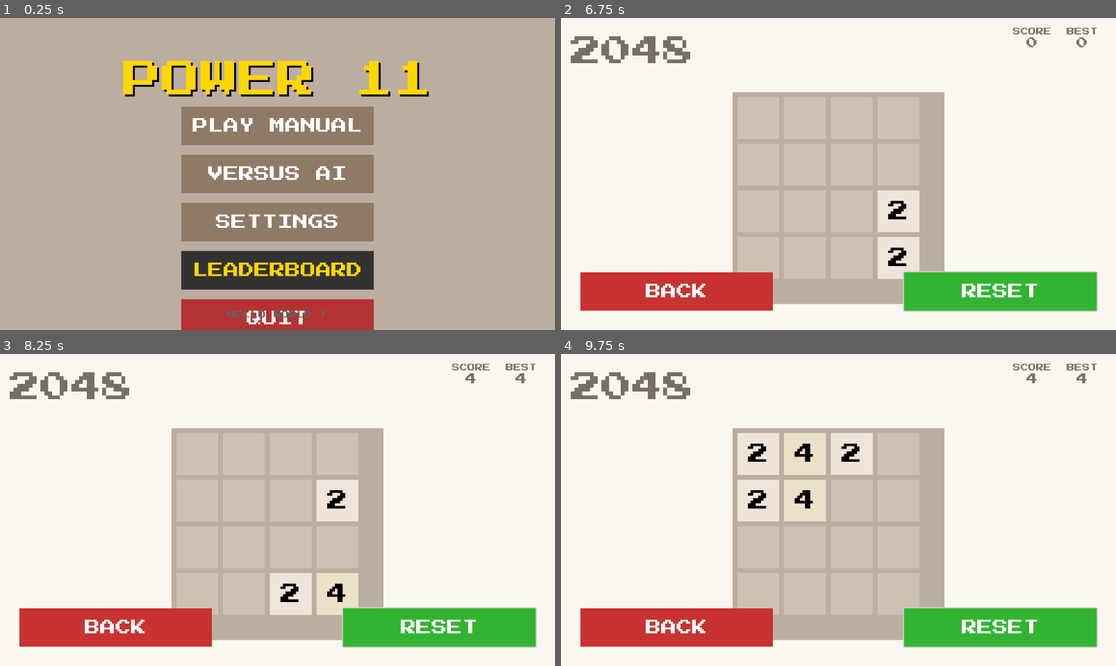
Above: before the commit, frames 1-4 (two rows, left to right).
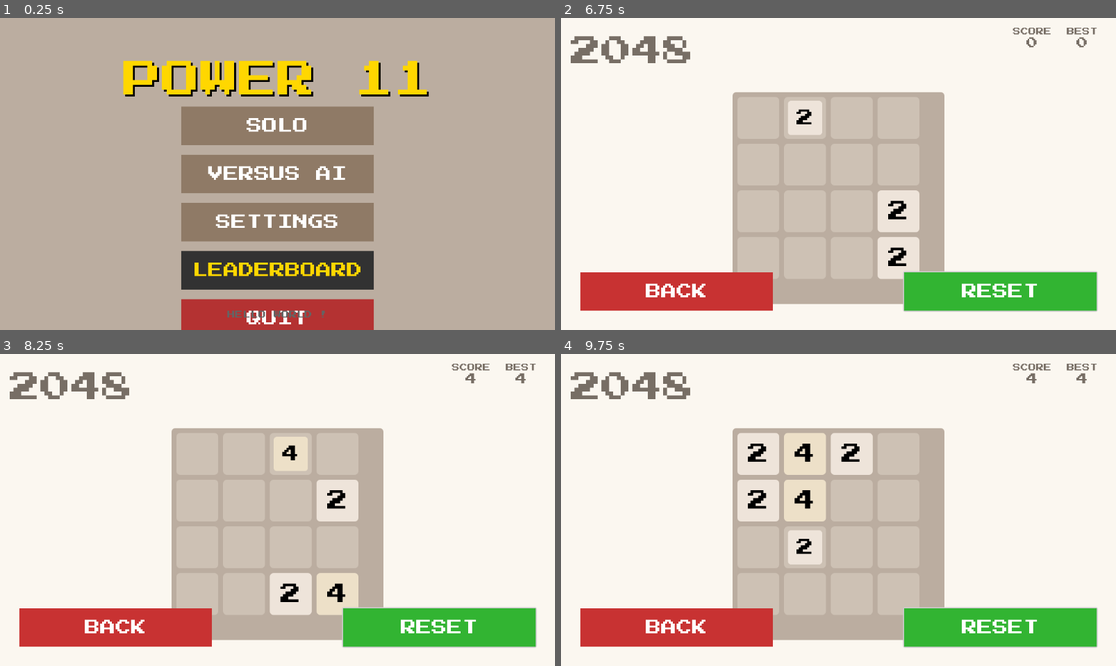
Above: after the commit, the same moments.

Repository: Hugodlg91/power-11-mobile
Game: Godot game, scene res://ui/MainMenu.tscn
The game is run twice, just before and just after one commit, with the same random seed, the same clock (stepped at 60 frames per second) and the same inputs. Sound files missing from this copy of the repository are replaced by a short silence.
Inputs (mouse positions are in pixels of both pictures, inside the frame that each line leads up to):
- Up to frame 1 (0.25 s): no input
- Up to frame 2 (6.75 s): click "SETTINGS" at 0.5 s; click "BACK" at 1.25 s; click "LEADERBOARD" at 2 s; click "BACK" at 2.75 s; click "PLAY MANUAL" (after the commit: "SOLO") at 3.5 s; click "BACK" at 4.25 s; click "PLAY MANUAL" (after the commit: "SOLO") at 5 s; click "RESET" at 5.75 s; move the mouse to (960, 158) at 6.52 s; hold Right (ui_right) from 6.53 s (still down); tap R at 6.6 s
- Up to frame 3 (8.25 s): move the mouse to (166, 525) at 7.27 s; release Right (ui_right) at 7.28 s; hold Down (ui_down) 7.28-8.03 s; tap Shift at 7.35 s; move the mouse to (333, 441) at 8.02 s; hold Right (ui_right) from 8.03 s (still down); tap Ctrl at 8.1 s
- Up to frame 4 (9.75 s): move the mouse to (810, 572) at 8.77 s; release Right (ui_right) at 8.78 s; hold Up (ui_up) 8.78-9.53 s; tap Alt at 8.85 s; move the mouse to (1005, 556) at 9.52 s; hold Left (ui_left) from 9.53 s (still down); tap Tab at 9.6 s

The runs differ from the first frame. In frame 1, 0.7% of the frame differs, in the area x 34-65%, y 32-37%; in frame 2, 0.7%; in frame 3, 0.7%; in frame 4, 0.7%, in the area x 30-70%, y 23-68%.

Commit message:
(none)

Diff:
--- a/core/Settings.gd
+++ b/core/Settings.gd
@@ -21,7 +21,7 @@
 	},
 	"highscore": 0,
 	"theme": "Classic",
-	"music_volume": 0.5,
+	"music_volume": 1.0,
 	"sfx_volume": 1.0,
 	"music_muted": false,
 	"sfx_muted": false
--- a/core/SoundManager.gd
+++ b/core/SoundManager.gd
@@ -15,31 +15,46 @@
 const MUSIC_FILE = "res://assets/sounds/background.wav"
 
 func _ready() -> void:
-	# Create Music Player
-	music_player = AudioStreamPlayer.new()
-	music_player.bus = "Master" # Start simpler
-	add_child(music_player)
-
-	# Load Music
+	# Load Music Asset
 	if FileAccess.file_exists(MUSIC_FILE):
 		var s = load(MUSIC_FILE)
 		if s and s is AudioStreamWAV:
+			# Force parameters on the resource
 			s.loop_mode = AudioStreamWAV.LOOP_FORWARD
-			music_player.stream = s
-			music_player.play()
-			print("SoundManager: Music loaded and playing")
-		elif s:
-			print("SoundManager: Music file loaded but wrong format (expected AudioStreamWAV)")
+			_start_music_player(s)
 		else:
-			print("SoundManager: Failed to load music file: " + MUSIC_FILE)
+			print("SoundManager: invalid music file")
 	else:
-		print("SoundManager: Music file not found: " + MUSIC_FILE)
+		print("SoundManager: music file missing")
 
 	# Connect to Settings
 	Settings.connect("volume_changed", _on_volume_changed)
 
-	# Initial Volume Apply
-	_on_volume_changed()
+func _start_music_player(stream: AudioStream) -> void:
+	if music_player:
+		music_player.queue_free()
+
+	music_player = AudioStreamPlayer.new()
+	music_player.name = "MusicPlayer"
+	# music_player.bus = "Master" # Start simpler - Default is Master
+	music_player.stream = stream
+	add_child(music_player)
+
+	# Fail-safe loop
+	music_player.finished.connect(func():
+		print("SoundManager: Loop restart")
+		music_player.play()
+	)
+
+	# FORCE VOLUME FOR DEBUG - Bypass Settings
+	music_player.volume_db = 0.0
+
+	music_player.play()
+	print("SoundManager: Music started. Forced 0dB. Stream: ", stream.resource_path)
+
+func _update_music_volume() -> void:
+	# Disabled for debug
+	pass
 
 func play(sfx_name: String) -> void:
 	if Settings.get_setting("sfx_muted", false):
@@ -67,14 +82,7 @@
 	p.play()
 
 func _on_volume_changed() -> void:
-	# Music
-	var m_muted = Settings.get_setting("music_muted", false)
-	var m_vol = Settings.get_setting("music_volume", 0.1)
+	_update_music_volume()
 
-	if m_muted:
-		music_player.volume_db = -80.0
-	else:
-		music_player.volume_db = linear_to_db(m_vol)
-
-	if not music_player.playing and not m_muted and music_player.stream:
+	if music_player and not music_player.playing and not Settings.get_setting("music_muted", false):
 		music_player.play()
--- /dev/null
+++ b/default_bus_layout.tres
@@ -0,0 +1,5 @@
+[gd_resource type="AudioBusLayout" format=3 uid="uid://cbd3adu8mw68s"]
+
+[resource]
+bus/0/volume_db = 0.0
+bus/0/send = &"Master"
--- a/project.godot
+++ b/project.godot
@@ -15,6 +15,10 @@
 config/features=PackedStringArray("4.5", "GL Compatibility")
 config/icon="res://icon.svg"
 
+[audio]
+
+driver/mix_rate=96000
+
 [autoload]
 
 Settings="*res://core/Settings.gd"
--- /dev/null
+++ b/tests/TestAudio.gd
@@ -0,0 +1,37 @@
+extends SceneTree
+
+func _init():
+	print("Testing Audio System...")
+
+	# Load SoundManager script (not the singleton, manually instancing for test)
+	var sm_script = load("res://core/SoundManager.gd")
+	var sm = sm_script.new()
+	root.add_child(sm)
+
+	# Force _ready (simulating AutoLoad)
+	# sm._ready() # _ready is called automatically when added to tree
+
+	# Wait a bit for loading
+	await create_timer(0.5).timeout
+
+	var mp = sm.music_player
+	print("Music Player Valid: ", mp != null)
+	if mp:
+		print("Stream: ", mp.stream)
+		if mp.stream:
+			print("Stream Length: ", mp.stream.get_length())
+		print("Is Playing: ", mp.playing)
+		print("Volume dB: ", mp.volume_db)
+		print("Playback Position: ", mp.get_playback_position())
+		print("Bus: ", mp.bus)
+
+		if mp.playing and mp.get_playback_position() > 0:
+			print("SUCCESS: Music is playing and advancing.")
+		else:
+			print("FAILURE: Music not playing or stuck.")
+			# Try force play
+			print("Forcing Play...")
+			mp.play()
+			print("Is Playing Now: ", mp.playing)
+
+	quit()
--- a/tests/TestStressLogic.gd
+++ b/tests/TestStressLogic.gd
@@ -1,56 +1,28 @@
 extends SceneTree
 
 func _init():
-	print("Starting Logic Stress Test (1000 moves)...")
+	print("Starting Logic Stress Test (1000 random moves)...")
 	var game = preload("res://core/Game2048.gd").new()
-	# We need to mock the scene tree connection or avoid it.
-	# Game2048 doesn't use SceneTree directly except for maybe signals?
-	# It extends Node.
-
 	game.reset()
-
-	print("Initial Board State (Hex): %x" % game.current_board_state)
-	print("Initial Board Array:")
-	print_board(game.get_board_array_copy())
 
 	var moves = ["up", "down", "left", "right"]
 	var total_moves = 0
 
 	for i in range(1000):
 		var dir = moves.pick_random()
+		var old_board = game.get_board_array_copy()
+		var moved = game.move(dir)
 
-		# Trace states
-		var old_board = game.get_board_array_copy()
-		var pre_move_bb = game.current_board_state
-
-		var dir_res_bb = 0
-		if dir == "left": dir_res_bb = game.bitboard.move_left(pre_move_bb)[0]
-		elif dir == "right": dir_res_bb = game.bitboard.move_right(pre_move_bb)[0]
-		elif dir == "up": dir_res_bb = game.bitboard.move_up(pre_move_bb)[0]
-		elif dir == "down": dir_res_bb = game.bitboard.move_down(pre_move_bb)[0]
-
-		# Now actually run game logic
-		var moved = game.move(dir)
-		var post_move_bb = game.current_board_state
+		# Sanity checks
 		var new_board = game.get_board_array_copy()
 
 		if moved:
+			total_moves += 1
 			# If moved, boards MUST be different
 			if boards_equal(old_board, new_board):
 				printerr("CRITICAL: Moved=true but boards are identical!")
 				print("Direction: ", dir)
-				print("Pre-Move BB:  %x" % pre_move_bb)
-				print("Move Result BB: %x" % dir_res_bb)
-				print("Final BB (w/Spawn): %x" % post_move_bb)
-
-				# Sanity check: did move result actually change?
-				if pre_move_bb == dir_res_bb:
-					print("WTF: Pre-Move == Move Result, yet game.move() returned true?!")
-
-				# Check if spawn happened
-				if dir_res_bb == post_move_bb:
-					print("WTF: Move Result == Final BB. No spawn added?!")
-
+				print("Final BB: %x" % game.current_board_state)
 				print("Old Array:")
 				print_board(old_board)
 				print("New Array:")
@@ -61,10 +33,9 @@
 			if not boards_equal(old_board, new_board):
 				printerr("CRITICAL: Moved=false but boards changed!")
 				print("Direction: ", dir)
-				print("Pre-Move BB:  %x" % pre_move_bb)
-				print("Final BB:     %x" % post_move_bb)
+				print("Old Array:")
 				print_board(old_board)
-				print("vs")
+				print("New Array:")
 				print_board(new_board)
 				quit(1)
 
--- a/ui/LeaderboardScreen.gd
+++ b/ui/LeaderboardScreen.gd
@@ -55,7 +55,7 @@
 
 	# Rank
 	var lbl_rank = Label.new()
-	lbl_rank.text = "#" + str(rank)
+	lbl_rank.text = "#" + str(int(rank))
 	lbl_rank.custom_minimum_size = Vector2(80, 0)
 	lbl_rank.horizontal_alignment = HORIZONTAL_ALIGNMENT_RIGHT
 	var c = Color(0.8, 0.8, 0.8)
@@ -73,7 +73,7 @@
 
 	# Score
 	var lbl_score = Label.new()
-	lbl_score.text = str(score)
+	lbl_score.text = str(int(score))
 	lbl_score.custom_minimum_size = Vector2(150, 0)
 	lbl_score.horizontal_alignment = HORIZONTAL_ALIGNMENT_LEFT
 	lbl_score.modulate = c
--- a/ui/MainMenu.tscn
+++ b/ui/MainMenu.tscn
@@ -1,7 +1,8 @@
-[gd_scene load_steps=3 format=3]
+[gd_scene load_steps=3 format=3 uid="uid://b05woqd6456w8"]
 
-[ext_resource type="Script" path="res://ui/MainMenu.gd" id="1_menu"]
+[ext_resource type="Script" uid="uid://ctqgbig7om1xu" path="res://ui/MainMenu.gd" id="1_menu"]
 [ext_resource type="PackedScene" path="res://ui/components/MenuButton.tscn" id="2_btn"]
+[ext_resource type="AudioStream" uid="uid://0gs641wpkvc4" path="res://assets/sounds/background.wav" id="3_bgm"]
 
 [node name="MainMenu" type="Control"]
 layout_mode = 3
@@ -84,7 +85,7 @@
 
 [node name="BtnPlay" parent="VBoxContainer" instance=ExtResource("2_btn")]
 layout_mode = 2
-text = "PLAY MANUAL"
+text = "SOLO"
 
 [node name="BtnVersus" parent="VBoxContainer" instance=ExtResource("2_btn")]
 layout_mode = 2
--- a/ui/SettingsScreen.gd
+++ b/ui/SettingsScreen.gd
@@ -10,12 +10,25 @@
 @onready var music_check: CheckBox = $Content/Audio/MusicRow/Mute
 @onready var sfx_slider: HSlider = $Content/Audio/SFXRow/Slider
 @onready var sfx_check: CheckBox = $Content/Audio/SFXRow/Mute
+@onready var device_opt: OptionButton = $Content/Audio/DeviceRow/OptionButton
 
 @onready var back_btn: Button = $BackButton
 
 var listening_action: String = ""
 
 func _ready() -> void:
+	# Populate Devices
+	device_opt.clear()
+	var devices = AudioServer.get_output_device_list()
+	var current_device = AudioServer.get_output_device()
+
+	for i in range(devices.size()):
+		device_opt.add_item(devices[i])
+		if devices[i] == current_device:
+			device_opt.selected = i
+
+	device_opt.item_selected.connect(_on_device_selected)
+
 	update_ui()
 
 	theme_btn.pressed.connect(_cycle_theme)
@@ -30,6 +43,12 @@
 	sfx_slider.value_changed.connect(_on_sfx_vol_changed)
 	music_check.toggled.connect(_on_music_mute_toggled)
 	sfx_check.toggled.connect(_on_sfx_mute_toggled)
+
+func _on_device_selected(index: int) -> void:
+	var device_name = device_opt.get_item_text(index)
+	AudioServer.set_output_device(device_name)
+	# Save this preference? Ideally yes, but for now runtime fix.
+	Settings.set_setting("audio_device", device_name)
 
 func update_ui() -> void:
 	# Theme
--- a/ui/SettingsScreen.tscn
+++ b/ui/SettingsScreen.tscn
@@ -174,6 +174,20 @@
 layout_mode = 2
 text = "Mute"
 
+[node name="DeviceRow" type="HBoxContainer" parent="Content/Audio"]
+layout_mode = 2
+alignment = 1
+
+[node name="Label" type="Label" parent="Content/Audio/DeviceRow"]
+custom_minimum_size = Vector2(100, 0)
+layout_mode = 2
+text = "DEVICE"
+horizontal_alignment = 2
+
+[node name="OptionButton" type="OptionButton" parent="Content/Audio/DeviceRow"]
+custom_minimum_size = Vector2(250, 30)
+layout_mode = 2
+
 [node name="BackButton" parent="." instance=ExtResource("2_btn")]
 layout_mode = 1
 anchors_preset = 7
--- a/ui/Tile.gd
+++ b/ui/Tile.gd
@@ -1,6 +1,6 @@
 extends Control
 
-@onready var bg_rect: ColorRect = $ColorRect
+@onready var bg_panel: Panel = $Panel
 @onready var number_label: Label = $Label
 
 var value: int = 0
@@ -19,19 +19,26 @@
 	position = pos_px
 	size = Vector2(p_size, p_size)
 
-	bg_rect.size = Vector2(p_size, p_size)
+	bg_panel.size = Vector2(p_size, p_size)
 	number_label.size = Vector2(p_size, p_size)
 
 	update_appearance(theme_name)
 
 func update_appearance(theme_name: String) -> void:
-	bg_rect.color = UIAssets.get_tile_color(value, theme_name)
+	var color = UIAssets.get_tile_color(value, theme_name)
+
+	# Create rounded style
+	var style = StyleBoxFlat.new()
+	style.bg_color = color
+	style.set_corner_radius_all(8) # 8px radius looks good for 100px tiles
+	style.corner_detail = 5
+
+	bg_panel.add_theme_stylebox_override("panel", style)
+
 	number_label.text = str(value)
 	number_label.modulate = UIAssets.get_tile_text_color(value, theme_name)
 
 	# Initial Font Sizing
-	# Hard to do perfect dynamic font size in Godot without resizing stylebox or theme override
-	# We can specific font sizes.
 	if value < 100:
 		number_label.add_theme_font_size_override("font_size", int(tile_size * 0.5))
 	elif value < 1000:
--- a/ui/Tile.tscn
+++ b/ui/Tile.tscn
@@ -7,7 +7,7 @@
 anchors_preset = 0
 script = ExtResource("1_tile")
 
-[node name="ColorRect" type="ColorRect" parent="."]
+[node name="Panel" type="Panel" parent="."]
 layout_mode = 0
 offset_right = 40.0
 offset_bottom = 40.0
--- a/ui/components/GameBoard.gd
+++ b/ui/components/GameBoard.gd
@@ -2,13 +2,13 @@
 
 const TileScene = preload("res://ui/Tile.tscn")
 
-@onready var board_bg: ColorRect = $BoardBG
+@onready var board_bg: Panel = $BoardBG
 @onready var tile_layer: Control = $TileLayer
 
 var theme_name: String = "Classic"
 var cell_size: int = 100
 var margin: int = 15
-var animation_duration: float = 0.20
+var animation_duration: float = 0.15
 var is_animating: bool = false
 var grid_tiles: Dictionary = {}
 
@@ -23,7 +23,7 @@
 func update_theme(p_theme: String) -> void:
 	theme_name = p_theme
 	var theme_colors = UIAssets.get_theme_colors(theme_name)
-	board_bg.color = theme_colors["bg"]
+	_apply_board_style(theme_colors["bg"])
 	for t in grid_tiles.values():
 		t.update_appearance(theme_name)
 	_draw_static_bg()
@@ -33,15 +33,25 @@
 		c.queue_free()
 
 	var theme_colors = UIAssets.get_theme_colors(theme_name)
-	board_bg.color = theme_colors["bg"]
+	_apply_board_style(theme_colors["bg"])
 
 	for r in range(4):
 		for c in range(4):
-			var slot = ColorRect.new()
-			slot.color = theme_colors["empty"]
+			var slot = Panel.new()
+			var style = StyleBoxFlat.new()
+			style.bg_color = theme_colors["empty"]
+			style.set_corner_radius_all(8)
+			slot.add_theme_stylebox_override("panel", style)
+
 			slot.size = Vector2(cell_size, cell_size)
 			slot.position = get_tile_pos(c, r)
 			board_bg.add_child(slot)
+
+func _apply_board_style(color: Color) -> void:
+	var style = StyleBoxFlat.new()
+	style.bg_color = color
+	style.set_corner_radius_all(8)
+	board_bg.add_theme_stylebox_override("panel", style)
 
 func get_tile_pos(col: int, row: int) -> Vector2:
 	return Vector2(
@@ -78,6 +88,7 @@
 func animate_transition(old_board: Array, new_board: Array, direction: String) -> void:
 	is_animating = true
 
+	@warning_ignore("shadowed_variable_base_class")
 	var size = 4
 	var animations: Array = []
 	var spawn_animations: Array = []
--- a/ui/components/GameBoard.tscn
+++ b/ui/components/GameBoard.tscn
@@ -8,14 +8,13 @@
 anchors_preset = 0
 script = ExtResource("1_board")
 
-[node name="BoardBG" type="ColorRect" parent="."]
+[node name="BoardBG" type="Panel" parent="."]
 layout_mode = 1
 anchors_preset = 15
 anchor_right = 1.0
 anchor_bottom = 1.0
 grow_horizontal = 2
 grow_vertical = 2
-color = Color(0.733333, 0.678431, 0.627451, 1)
 
 [node name="TileLayer" type="Control" parent="."]
 layout_mode = 1
Not shown, changed: assets/sounds/background.wav.import
Not shown, added: assets/sounds/test_music_archive.wav.import
Not shown, added: tests/TestAudio.gd.uid
Not shown, added: assets/sounds/test_music_archive.wav
